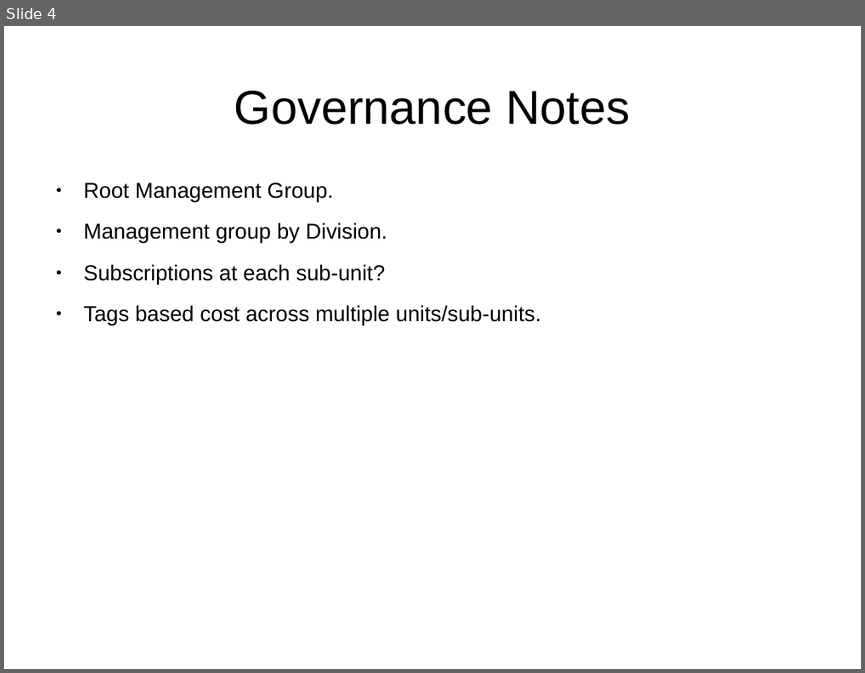
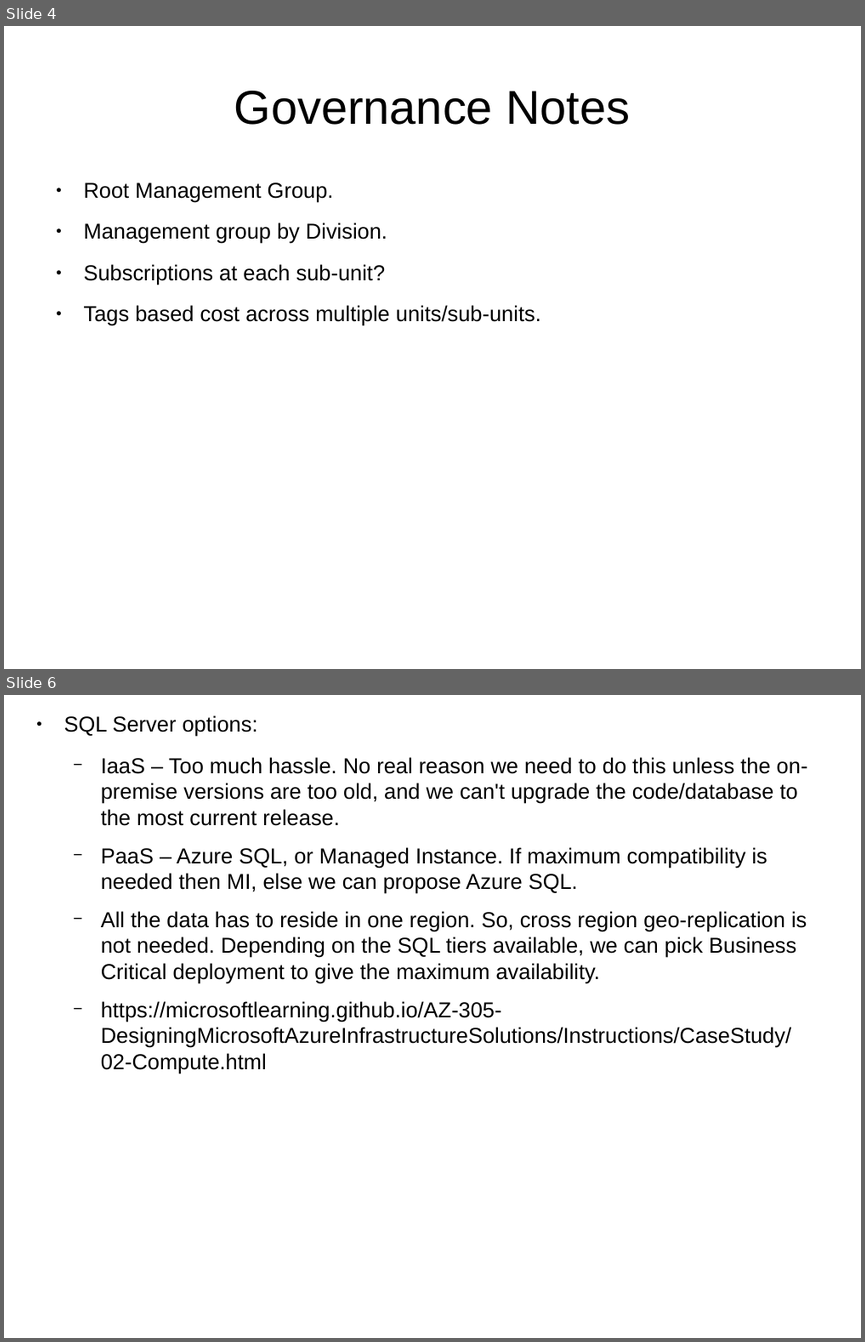
Before and after one commit to SowmyaVenky/Azure-DP-203, a slide deck: AZ-305/AZ-305-Notes.odp. Shown one above the other, each under a label of ours: slide 4 before the commit, slides 4 and 6 after it; the slides between them are not shown. The pictures are 865x673 and 865x1342 pixels, drawn with LibreOffice and Linux fonts; fonts in the diff are those of the drawing. Boxes give left, top, right and bottom in pixels: in the first picture for what was removed or moved away, otherwise in the second. Text is boxed around its words. In the diff, an @@ line names an element or a change of style, - is before the commit and + after.

```diff
--- a/AZ-305/AZ-305-Notes.odp
+++ b/AZ-305/AZ-305-Notes.odp
@@ slide 6 added at [4, 695, 861, 1338], background #FFFFFF @@
@@ text added at [64, 715, 808, 1073], 20 pt, text #000000 @@
+● SQL Server options:
+  − IaaS – Too much hassle. No real reason we need to do this unless the on-premise versions are too old, and we can't upgrade the code/database to the most current release.
+  − PaaS – Azure SQL, or Managed Instance. If maximum compatibility is needed then MI, else we can propose Azure SQL.
+  − All the data has to reside in one region. So, cross region geo-replication is not needed. Depending on the SQL tiers available, we can pick Business Critical deployment to give the maximum availability.
+  − https://microsoftlearning.github.io/AZ-305-DesigningMicrosoftAzureInfrastructureSolutions/Instructions/CaseStudy/02-Compute.html
```
Also in this commit, not shown: 2 other slides added, 9 other files.
